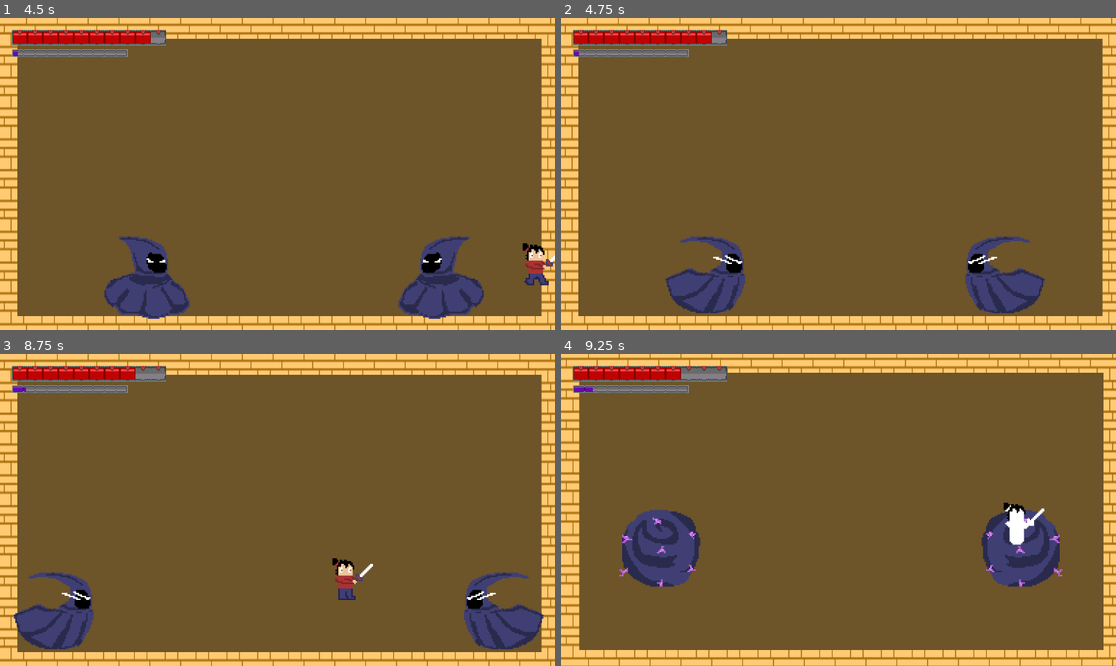
Above: before the commit, frames 1-4 (two rows, left to right).
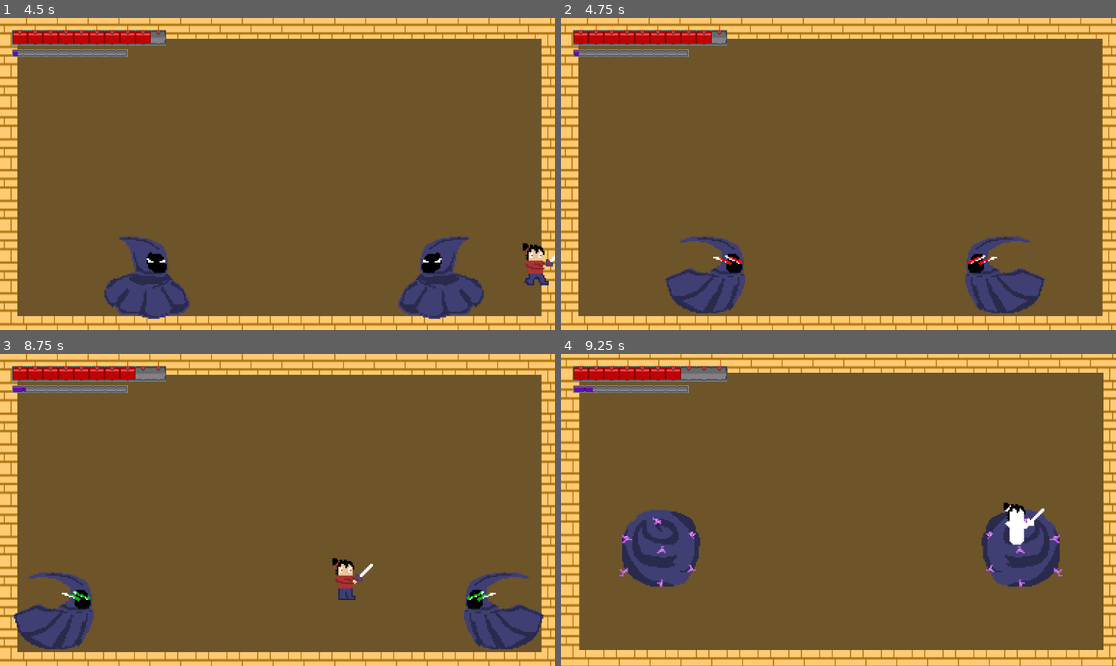
Above: after the commit, the same moments.

Repository: J-Abitria/crimson-jam-26
Game: Godot game, scene res://title_screen.tscn
Two runs of this game, one before a commit and one after it. Both use one fixed random seed, a clock stepped at 60 frames per second and the inputs below.
Inputs (mouse positions are in pixels of both pictures, inside the frame that each line leads up to):
- Up to frame 1 (4.5 s): click (277, 133) at 0.5 s; hold Z (jump) 1.28-2.03 s; hold Right (move_right) 1.28-2.78 s; tap X (attack) at 1.35, 2.3, 3.8 s; tap Z (jump) at 2.1, 2.27, 2.57, 3.77, 4.07 s; hold Left (move_left) 2.78-3.53 s; hold Z (jump) 2.78-3.53 s; tap C (activate) at 2.85 s; hold Right (move_right) from 3.53 s (still down); tap Down (aim_down) at 3.6 s; hold Z (jump) from 4.28 s (still down); tap Up (aim_up) at 4.35 s
- Up to frame 2 (4.75 s): keep holding Right (move_right); keep holding Z (jump)
- Up to frame 3 (8.75 s): release Right (move_right) at 5.03 s; release Z (jump) at 5.03 s; hold Left (move_left) 5.03-5.78 s; tap X (attack) at 5.1, 5.85, 6.8, 8.3 s; tap Z (jump) at 5.27, 5.57, 6.6, 6.77, 7.07, 8.27, 8.57 s; hold Right (move_right) 5.78-6.53 s; hold Z (jump) 5.78-6.53 s; hold Left (move_left) 6.53-8.03 s; hold Z (jump) 7.28-8.03 s; tap C (activate) at 7.35 s; hold Right (move_right) from 8.03 s (still down); tap Down (aim_down) at 8.1 s
- Up to frame 4 (9.25 s): keep holding Right (move_right); hold Z (jump) from 8.78 s (still down); tap Up (aim_up) at 8.85 s

Frame 1 is identical in both runs. In frame 2, less than 0.1% of the frame differs, in the area x 28-78%, y 76-80%; in frame 3, less than 0.1%, in the area x 12-89%, y 75-80%; in frame 4, nothing differs.

Commit message:
Added a tell for twin attacks.

Diff:
--- a/unleash-beast/Assets/Scripts/twin.gd
+++ b/unleash-beast/Assets/Scripts/twin.gd
@@ -25,6 +25,7 @@
 @onready var audio_player = $AudioStreamPlayer2D
 
 var base_order = [AttackState.ROLL, AttackState.JUMP, AttackState.DASH]
+var bundle_warnings = ["bundle-roll", "bundle-jump", "bundle-dash"]
 var attack_direction = 1
 var num_attacks = 0
 var gravity = ProjectSettings.get_setting("physics/2d/default_gravity")
@@ -59,13 +60,16 @@
 	move_and_slide()
 
 func _on_timer_timeout():
+	var chosen_attack = 0
 	if num_attacks < 3:
 		attack_state = base_order[num_attacks]
+		chosen_attack = num_attacks
 	else:
 		timer.wait_time = randf_range(2.5, 4) * thinking_reduction
-		attack_state = base_order[randi() % 3]
+		chosen_attack = randi() % 3
+		attack_state = base_order[chosen_attack]
 
-	animation_player.play("bundle-up")
+	animation_player.play(bundle_warnings[chosen_attack])
 	await animation_player.animation_finished
 
 	num_attacks += 1
--- a/unleash-beast/twin.tscn
+++ b/unleash-beast/twin.tscn
@@ -2,17 +2,26 @@
 
 [ext_resource type="Texture2D" uid="uid://cl5unkmwx8ics" path="res://Assets/Animations/Twin-Bundle/Twin-Bundle1.png" id="1_218tw"]
 [ext_resource type="Texture2D" uid="uid://o0k2hh2y0rbm" path="res://Assets/Animations/Twin-Idle/Twin-Idle1.png" id="1_qc846"]
+[ext_resource type="Texture2D" uid="uid://cbeafdftik8wv" path="res://Assets/Animations/Twin-Bundle-Dash/Twin-Bundle-Dash1.png" id="1_xp8al"]
 [ext_resource type="Texture2D" uid="uid://divxpr2qbq6pu" path="res://Assets/Animations/Twin-Bundle/Twin-Bundle2.png" id="2_mv07x"]
+[ext_resource type="Texture2D" uid="uid://drmsb6x8bbcdd" path="res://Assets/Animations/Twin-Bundle-Dash/Twin-Bundle-Dash2.png" id="2_pu8uh"]
 [ext_resource type="Texture2D" uid="uid://2sns2ph06xu2" path="res://Assets/Animations/Twin-Idle/Twin-Idle2.png" id="2_ragtu"]
 [ext_resource type="Texture2D" uid="uid://dxaehwo4ihk7h" path="res://Assets/Animations/Twin-Bundle/Twin-Bundle3.png" id="3_867os"]
+[ext_resource type="Texture2D" uid="uid://c3ati05w2b4jo" path="res://Assets/Animations/Twin-Bundle-Dash/Twin-Bundle-Dash3.png" id="3_b6ffb"]
 [ext_resource type="Texture2D" uid="uid://cr5pf5nahpt1y" path="res://Assets/Animations/Twin-Idle/Twin-Idle3.png" id="3_s1jrl"]
 [ext_resource type="Texture2D" uid="uid://cksb7fewk7d4i" path="res://Assets/Animations/Twin-Die/Twin-Die1.png" id="4_fehql"]
+[ext_resource type="Texture2D" uid="uid://c5yhr3hp1lfca" path="res://Assets/Animations/Twin-Bundle-Jump/Twin-Bundle-Jump1.png" id="4_hfdg4"]
+[ext_resource type="Texture2D" uid="uid://chaphpfhwpt1i" path="res://Assets/Animations/Twin-Bundle-Jump/Twin-Bundle-Jump2.png" id="5_f6ax7"]
 [ext_resource type="Texture2D" uid="uid://ih6lp1r20bla" path="res://Assets/Animations/Twin-Die/Twin-Die2.png" id="5_fsrvw"]
+[ext_resource type="Texture2D" uid="uid://drgkhkmwsa5jm" path="res://Assets/Animations/Twin-Bundle-Jump/Twin-Bundle-Jump3.png" id="6_a615u"]
 [ext_resource type="Texture2D" uid="uid://l2aodvli85pc" path="res://Assets/Animations/Twin-Die/Twin-Die3.png" id="6_aleql"]
 [ext_resource type="Texture2D" uid="uid://ciu3j5h26o75r" path="res://Assets/Animations/Twin-Die/Twin-Die4.png" id="7_c1nj6"]
+[ext_resource type="Texture2D" uid="uid://dq6futlluvyim" path="res://Assets/Animations/Twin-Bundle-Roll/Twin-Bundle-Roll1.png" id="7_sm722"]
 [ext_resource type="Texture2D" uid="uid://ba88wl0t7ols" path="res://Assets/Animations/Twin-Rolling/Twin-Rolling1.png" id="7_w230r"]
+[ext_resource type="Texture2D" uid="uid://ddhxfr3hxas3e" path="res://Assets/Animations/Twin-Bundle-Roll/Twin-Bundle-Roll2.png" id="8_7qlkn"]
 [ext_resource type="Texture2D" uid="uid://bjm4aoidcwxw3" path="res://Assets/Animations/Twin-Die/Twin-Die5.png" id="8_caiw6"]
 [ext_resource type="Texture2D" uid="uid://df0ebjtf5gsnq" path="res://Assets/Animations/Twin-Rolling/Twin-Rolling2.png" id="8_fi0m7"]
+[ext_resource type="Texture2D" uid="uid://b6nfq4o27tcqj" path="res://Assets/Animations/Twin-Bundle-Roll/Twin-Bundle-Roll3.png" id="9_5rkkd"]
 [ext_resource type="Texture2D" uid="uid://6aup4sty6uvw" path="res://Assets/Animations/Twin-Die/Twin-Die6.png" id="9_gfnks"]
 [ext_resource type="Texture2D" uid="uid://dq01rtn5mnrym" path="res://Assets/Animations/Twin-Rolling/Twin-Rolling3.png" id="9_treeg"]
 [ext_resource type="Texture2D" uid="uid://84p7cyrldx7s" path="res://Assets/Animations/Twin-Die/Twin-Die7.png" id="10_68gdn"]
@@ -28,6 +37,48 @@
 animations = [{
 "frames": [{
 "duration": 1.0,
+"texture": ExtResource("1_xp8al")
+}, {
+"duration": 1.0,
+"texture": ExtResource("2_pu8uh")
+}, {
+"duration": 1.0,
+"texture": ExtResource("3_b6ffb")
+}],
+"loop": 1,
+"name": &"bundle-dash",
+"speed": 5.0
+}, {
+"frames": [{
+"duration": 1.0,
+"texture": ExtResource("4_hfdg4")
+}, {
+"duration": 1.0,
+"texture": ExtResource("5_f6ax7")
+}, {
+"duration": 1.0,
+"texture": ExtResource("6_a615u")
+}],
+"loop": 1,
+"name": &"bundle-jump",
+"speed": 5.0
+}, {
+"frames": [{
+"duration": 1.0,
+"texture": ExtResource("7_sm722")
+}, {
+"duration": 1.0,
+"texture": ExtResource("8_7qlkn")
+}, {
+"duration": 1.0,
+"texture": ExtResource("9_5rkkd")
+}],
+"loop": 1,
+"name": &"bundle-roll",
+"speed": 5.0
+}, {
+"frames": [{
+"duration": 1.0,
 "texture": ExtResource("1_218tw")
 }, {
 "duration": 1.0,
@@ -131,6 +182,34 @@
 "values": [&"idle"]
 }
 
+[sub_resource type="Animation" id="Animation_pu8uh"]
+resource_name = "bundle-dash"
+length = 0.5
+tracks/0/type = "value"
+tracks/0/imported = false
+tracks/0/enabled = true
+tracks/0/path = NodePath("AnimatedSprite2D:animation")
+tracks/0/interp = 1
+tracks/0/loop_wrap = true
+tracks/0/keys = {
+"times": PackedFloat32Array(0),
+"transitions": PackedFloat32Array(1),
+"update": 1,
+"values": [&"bundle-dash"]
+}
+tracks/1/type = "value"
+tracks/1/imported = false
+tracks/1/enabled = true
+tracks/1/path = NodePath("AnimatedSprite2D:frame")
+tracks/1/interp = 1
+tracks/1/loop_wrap = true
+tracks/1/keys = {
+"times": PackedFloat32Array(0, 0.166, 0.332),
+"transitions": PackedFloat32Array(1, 1, 1),
+"update": 1,
+"values": [0, 1, 2]
+}
+
 [sub_resource type="Animation" id="Animation_w230r"]
 resource_name = "bundle-down"
 length = 0.5
@@ -157,6 +236,62 @@
 "transitions": PackedFloat32Array(1, 1, 1),
 "update": 1,
 "values": [2, 1, 0]
+}
+
+[sub_resource type="Animation" id="Animation_b6ffb"]
+resource_name = "bundle-jump"
+length = 0.5
+tracks/0/type = "value"
+tracks/0/imported = false
+tracks/0/enabled = true
+tracks/0/path = NodePath("AnimatedSprite2D:animation")
+tracks/0/interp = 1
+tracks/0/loop_wrap = true
+tracks/0/keys = {
+"times": PackedFloat32Array(0),
+"transitions": PackedFloat32Array(1),
+"update": 1,
+"values": [&"bundle-jump"]
+}
+tracks/1/type = "value"
+tracks/1/imported = false
+tracks/1/enabled = true
+tracks/1/path = NodePath("AnimatedSprite2D:frame")
+tracks/1/interp = 1
+tracks/1/loop_wrap = true
+tracks/1/keys = {
+"times": PackedFloat32Array(0, 0.166, 0.332),
+"transitions": PackedFloat32Array(1, 1, 1),
+"update": 1,
+"values": [0, 1, 2]
+}
+
+[sub_resource type="Animation" id="Animation_hfdg4"]
+resource_name = "bundle-roll"
+length = 0.5
+tracks/0/type = "value"
+tracks/0/imported = false
+tracks/0/enabled = true
+tracks/0/path = NodePath("AnimatedSprite2D:animation")
+tracks/0/interp = 1
+tracks/0/loop_wrap = true
+tracks/0/keys = {
+"times": PackedFloat32Array(0),
+"transitions": PackedFloat32Array(1),
+"update": 1,
+"values": [&"bundle-roll"]
+}
+tracks/1/type = "value"
+tracks/1/imported = false
+tracks/1/enabled = true
+tracks/1/path = NodePath("AnimatedSprite2D:frame")
+tracks/1/interp = 1
+tracks/1/loop_wrap = true
+tracks/1/keys = {
+"times": PackedFloat32Array(0, 0.166, 0.332),
+"transitions": PackedFloat32Array(1, 1, 1),
+"update": 1,
+"values": [0, 1, 2]
 }
 
 [sub_resource type="Animation" id="Animation_idp53"]
@@ -276,7 +411,10 @@
 [sub_resource type="AnimationLibrary" id="AnimationLibrary_867os"]
 _data = {
 &"RESET": SubResource("Animation_218tw"),
+&"bundle-dash": SubResource("Animation_pu8uh"),
 &"bundle-down": SubResource("Animation_w230r"),
+&"bundle-jump": SubResource("Animation_b6ffb"),
+&"bundle-roll": SubResource("Animation_hfdg4"),
 &"bundle-up": SubResource("Animation_idp53"),
 &"die": SubResource("Animation_xp8al"),
 &"idle": SubResource("Animation_mv07x"),
Binary file added: unleash-beast/Assets/Animations/Twin-Bundle-Dash/Twin-Bundle-Dash1.png
Not shown, added: unleash-beast/Assets/Animations/Twin-Bundle-Dash/Twin-Bundle-Dash1.png.import
Binary file added: unleash-beast/Assets/Animations/Twin-Bundle-Dash/Twin-Bundle-Dash2.png
Not shown, added: unleash-beast/Assets/Animations/Twin-Bundle-Dash/Twin-Bundle-Dash2.png.import
Binary file added: unleash-beast/Assets/Animations/Twin-Bundle-Dash/Twin-Bundle-Dash3.png
Not shown, added: unleash-beast/Assets/Animations/Twin-Bundle-Dash/Twin-Bundle-Dash3.png.import
Binary file added: unleash-beast/Assets/Animations/Twin-Bundle-Jump/Twin-Bundle-Jump1.png
Not shown, added: unleash-beast/Assets/Animations/Twin-Bundle-Jump/Twin-Bundle-Jump1.png.import
Binary file added: unleash-beast/Assets/Animations/Twin-Bundle-Jump/Twin-Bundle-Jump2.png
Not shown, added: unleash-beast/Assets/Animations/Twin-Bundle-Jump/Twin-Bundle-Jump2.png.import
Binary file added: unleash-beast/Assets/Animations/Twin-Bundle-Jump/Twin-Bundle-Jump3.png
Not shown, added: unleash-beast/Assets/Animations/Twin-Bundle-Jump/Twin-Bundle-Jump3.png.import
(and 6 more such lines)
